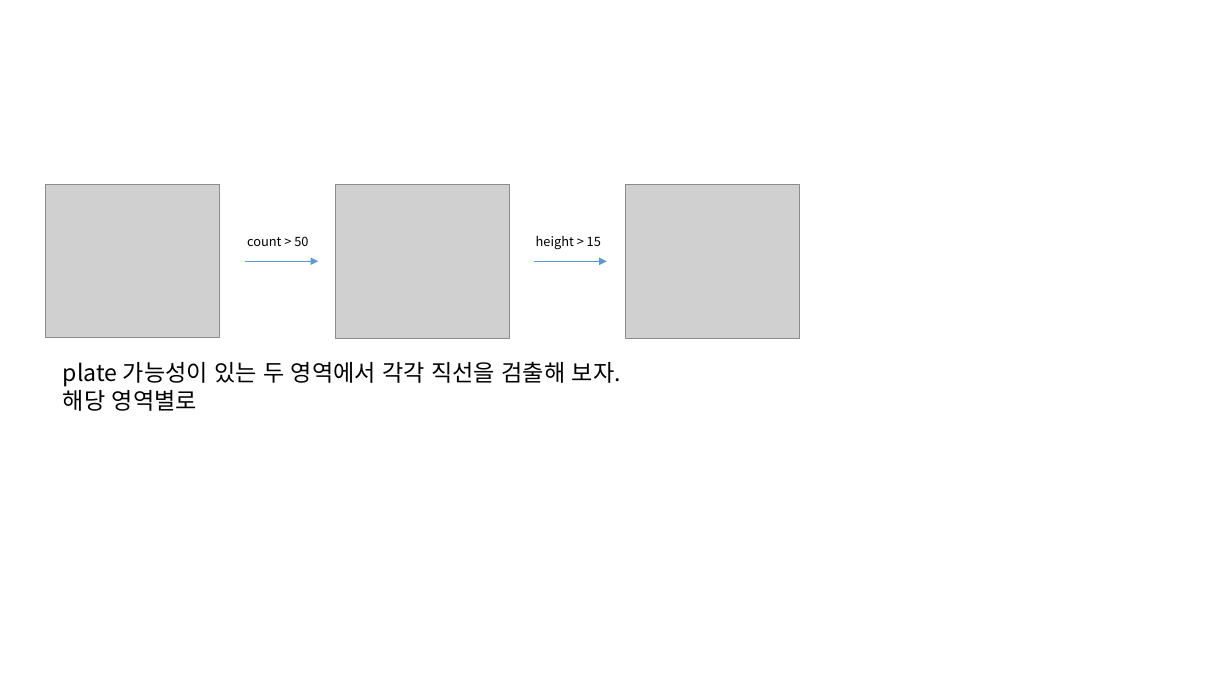
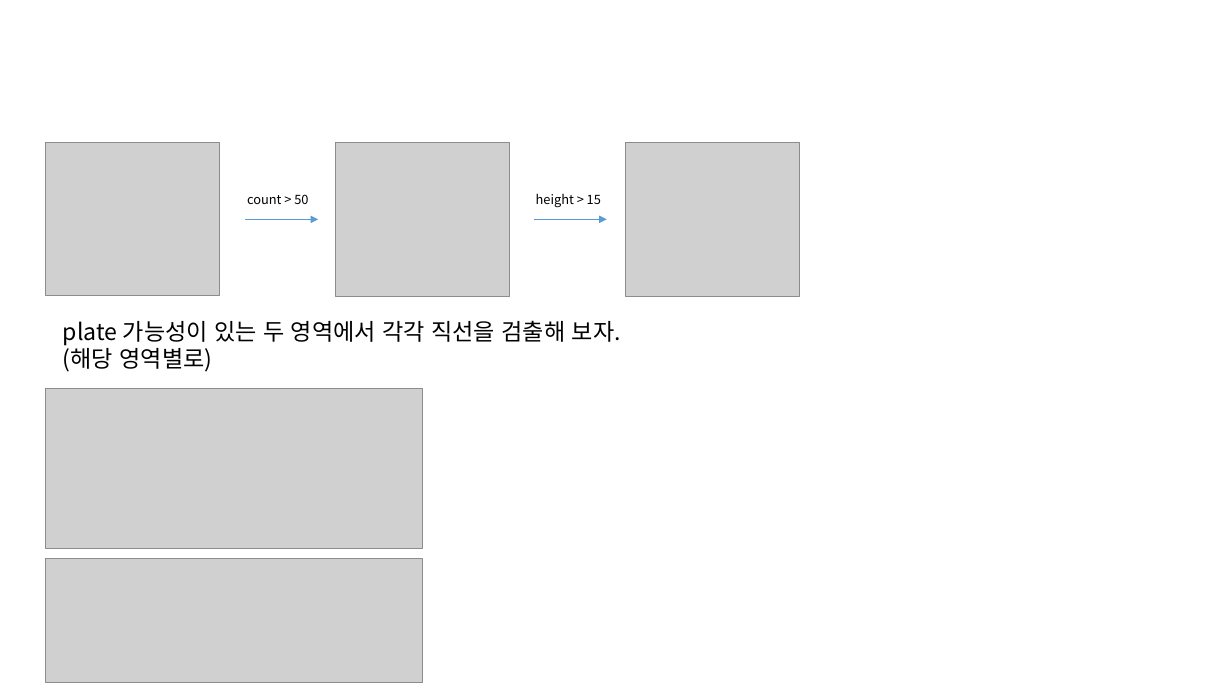
Before and after one commit to mike-kang/test_perspective, a slide deck: slide 5 of dewarp_test.pptx. Drawn at 1232x693 pixels with LibreOffice and Linux fonts; fonts in the diff are those of the drawing; grey boxes stand for pictures. Boxes give left, top, right and bottom in pixels: in the first picture for what was removed or moved away, otherwise in the second. Text is boxed around its words. In the diff, an @@ line names an element or a change of style, - is before the commit and + after.

```diff
--- a/dewarp_test.pptx
+++ b/dewarp_test.pptx
@@ 3 texts: place and size @@
-3 texts at [63,235,621,411]
+3 texts at [63,193,621,372]
@@ 3 pictures, 2 arrows: place and size @@
-3 pictures, 2 arrows at [46,185,800,338]
+3 pictures, 2 arrows at [46,142,800,296]
@@ text at [63,344,213,372]: text changed @@
-해당 영역별로
+(해당 영역별로)
@@ picture added at [46,389,422,549] @@
@@ picture added at [46,558,422,682] @@
```
Also in this commit, not shown: 4 other files.
